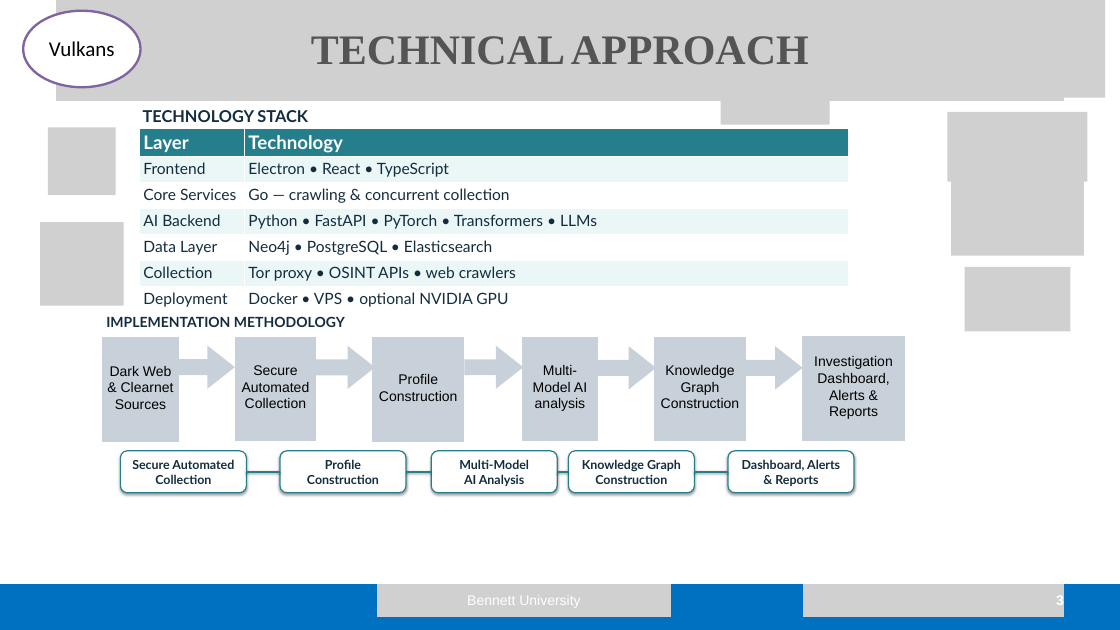
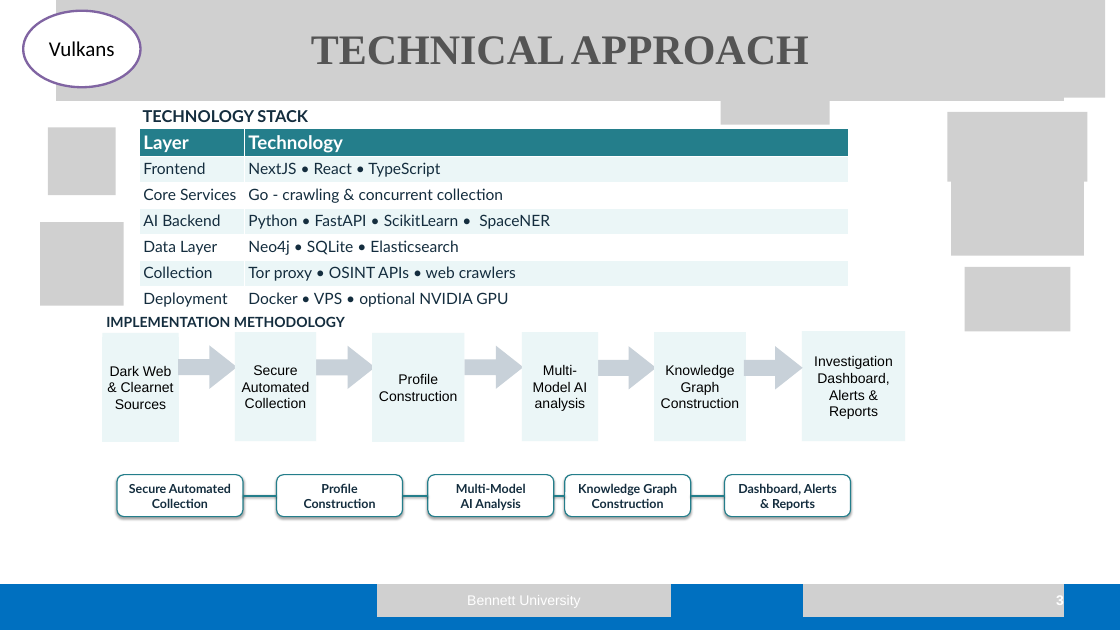
Before and after one commit to bhvym-sudo/DEIMOS, a slide deck: slide 3 of SIH presentation.pptx. Drawn at 1120x630 pixels with LibreOffice and Linux fonts; fonts in the diff are those of the drawing; grey boxes stand for pictures. Boxes give left, top, right and bottom in pixels: in the first picture for what was removed or moved away, otherwise in the second. Text is boxed around its words. In the diff, an @@ line names an element or a change of style, - is before the commit and + after.

```diff
--- a/SIH presentation.pptx
+++ b/SIH presentation.pptx
@@ table at [139, 128, 849, 312] @@
-row 2, column 2: Electron • React • TypeScript
+row 2, column 2: NextJS • React • TypeScript
-row 3, column 2: Go — crawling & concurrent collection
+row 3, column 2: Go - crawling & concurrent collection
-row 4, column 2: Python • FastAPI • PyTorch • Transformers • LLMs
+row 4, column 2: Python • FastAPI • ScikitLearn • SpaceNER
-row 5, column 2: Neo4j • PostgreSQL • Elasticsearch
+row 5, column 2: Neo4j • SQLite • Elasticsearch
@@ freeform shape at [178, 346, 237, 389]: outline redrawn @@
@@ 6 rectangles: place and size @@
-6 rectangles at [110, 356, 893, 419]
+6 rectangles at [102, 331, 905, 442]
@@ fill none to #EBF6F7 in 6 elements at [102, 333, 179, 442], [802, 331, 905, 441], [235, 332, 316, 441], [372, 333, 465, 442], [522, 332, 598, 441], [654, 332, 746, 441] @@
@@ fill #C8D1D9 to #EBF6F7 in 6 elements at [102, 337, 179, 442], [802, 335, 905, 441], [235, 337, 316, 441], [372, 337, 465, 442], [522, 337, 598, 441], [654, 337, 746, 441] @@
@@ 5 rounded rectangles, 4 lines: place and size @@
-5 rounded rectangles, 4 lines at [120, 451, 854, 493]
+5 rounded rectangles, 4 lines at [117, 475, 851, 517]
```
Also in this commit, not shown: 2 other slides changed, 9 other files.
